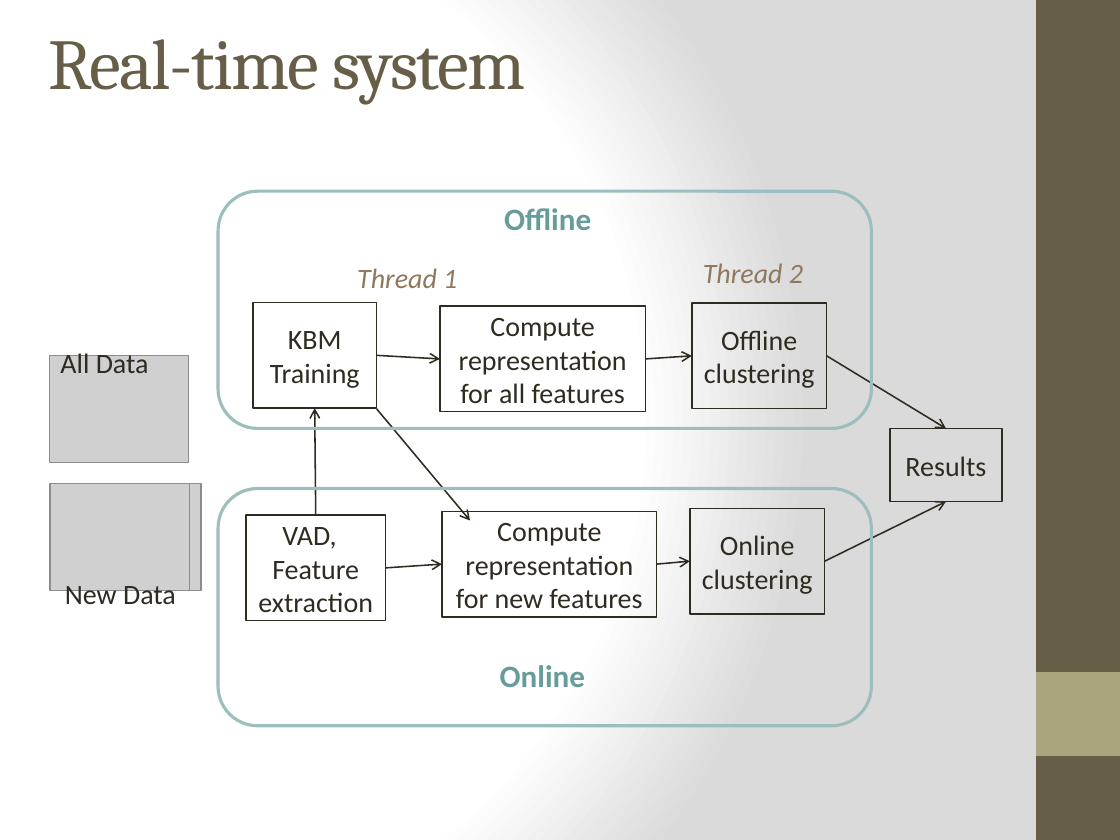
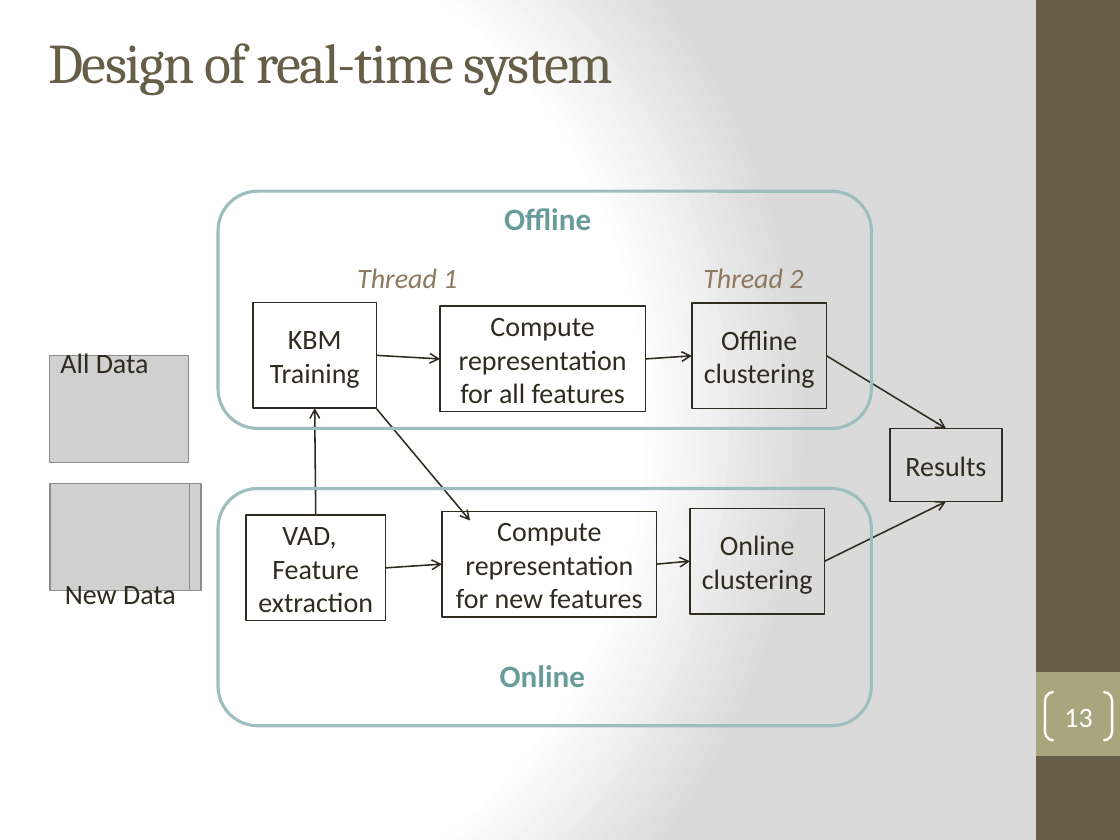
Before and after one commit to henryph/vba_project, a slide deck: slide 13 of Real-time Speaker Recognizer - Oral Examination.pptx (slide 9 before the commit). Drawn at 1120x840 pixels with LibreOffice and Linux fonts; fonts in the diff are those of the drawing; grey boxes stand for pictures. Boxes give left, top, right and bottom in pixels: in the first picture for what was removed or moved away, otherwise in the second. Text is boxed around its words. In the diff, an @@ line names an element or a change of style, - is before the commit and + after.

```diff
--- a/Real-time Speaker Recognizer - Oral Examination.pptx
+++ b/Real-time Speaker Recognizer - Oral Examination.pptx
@@ title at (49,43,613,95): text changed; size 46 to 36 pt @@
-Real-time system
+Design of real-time system
@@ text "Thread 2": place and size @@
-text "Thread 2" at (703,263,803,283)
+text "Thread 2" at (703,268,803,288)
@@ page number added at (1045,692,1112,740), outline #FFFFFF 1.5 pt, 18 pt, text #FFFFFF @@
+13
```
Also in this commit, not shown: 8 other slides changed, 7 slides added, 1 slide removed, 1 other file.
